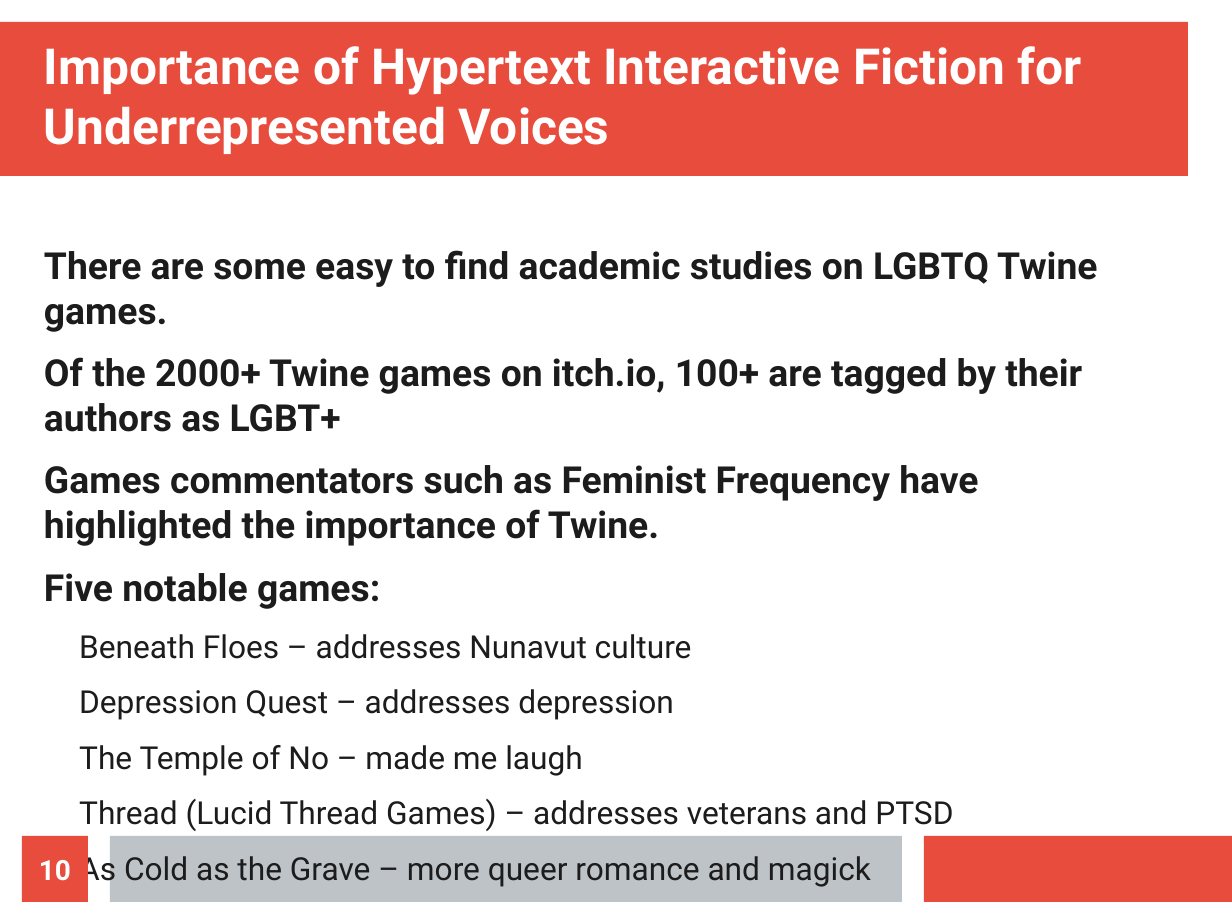
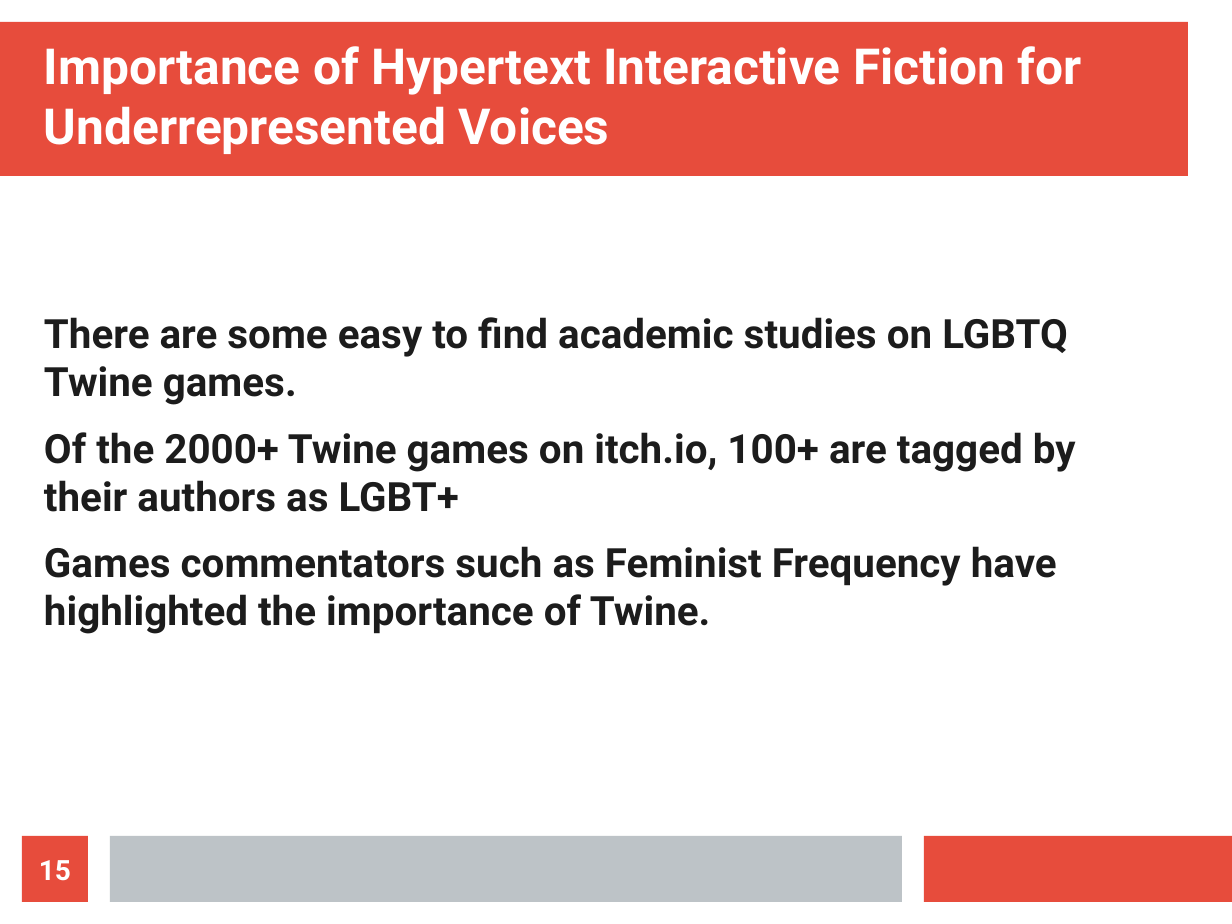
Before and after one commit to spk121/fosdem2019, a slide deck: slide 15 of ScriptingIF.odp (slide 10 before the commit). Drawn at 1232x924 pixels with LibreOffice and Linux fonts; fonts in the diff are those of the drawing. Boxes give left, top, right and bottom in pixels: in the first picture for what was removed or moved away, otherwise in the second. Text is boxed around its words. In the diff, an @@ line names an element or a change of style, - is before the commit and + after.

```diff
--- a/ScriptingIF.odp
+++ b/ScriptingIF.odp
@@ text "There are some easy to ..." at bbox=[44, 317, 1076, 634]: size 24.1 to 26 pt @@
@@ text at bbox=[44, 573, 953, 888]: paragraphs removed @@
-Five notable games:
-  Beneath Floes – addresses Nunavut culture
-  Depression Quest – addresses depression
-  The Temple of No – made me laugh
-  Thread (Lucid Thread Games) – addresses veterans and PTSD
-  As Cold as the Grave – more queer romance and magick
@@ page number at bbox=[39, 860, 71, 881]: text changed @@
-10
+15
```
Also in this commit, not shown: 10 other slides changed, 16 slides added, 2 slides removed, 7 other files.
